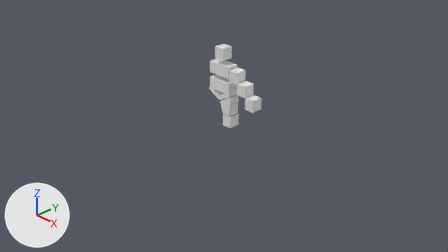
An edit to the Blender file Ogre.blend, drawn before and after from the same camera.
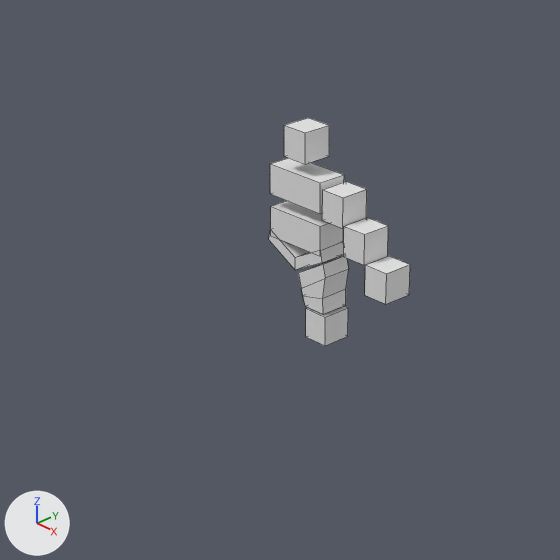
Each version appears first from the file's camera 'Camera', and next in a close-up on the part from 24% to 71% of the width and 0% to 82% of the height. Lighting does not change. The marker at lower left points along +X, +Y and +Z. The close-ups show mesh edges as thin lines.
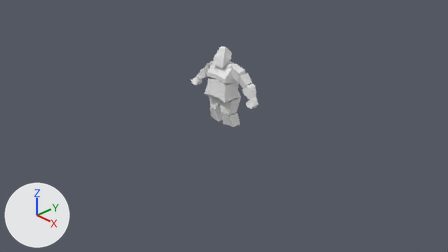
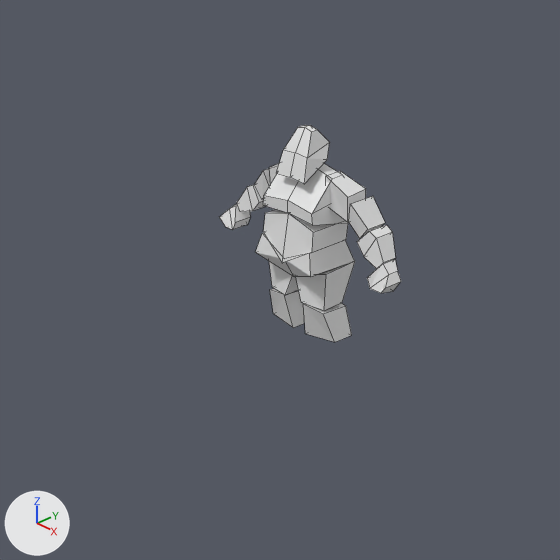
What differs and where, as boxes (x1, y1, x2, y2) in the close-ups (560 x 560 px):
'Torso', added
    after: (263, 164, 348, 225)
'Belly', added
    after: (263, 209, 348, 263)
'Cube.001', deleted
    before: (270, 158, 344, 214)
'Cube', deleted
    before: (271, 201, 343, 254)
'Calf', added
    after: (270, 288, 352, 342)
'Thigh', added
    after: (269, 261, 355, 310)
'Cube.008', reshaped, moved, turned, rescaled, modifiers changed
    before: (365, 256, 410, 304)
    after: (220, 204, 401, 293)
'Cube.004', deleted
    before: (298, 256, 348, 314)
'Head', added
    after: (276, 125, 330, 184)
'Hips', added
    after: (255, 233, 354, 277)
'Cube.002', deleted
    before: (284, 118, 329, 164)
'Cube.007', deleted
    before: (344, 217, 388, 265)
'Cube.006', deleted
    before: (322, 182, 367, 228)
'Forearm', added
    after: (237, 185, 395, 269)
'Cube.005', deleted
    before: (306, 306, 348, 346)
'Bicep', added
    after: (254, 168, 385, 239)
'Shoulder', added
    after: (269, 163, 366, 222)
'Cube.003', deleted
    before: (269, 229, 344, 270)

Edits to the bpy script that builds the scene:
```text
Change me_cube_009:
    used by ob_cube_008; location = (0.732, 0.0, 0.617); scale = (0.0921, 0.104, 0.104)
    remove me_cube_009.from_pydata(...)  # 8 vertices, 6 faces; spans x -1.0..1.0, y -1.0..1.0, z -1.0..1.0
    add me_cube_009.from_pydata(...)  # 12 vertices, 10 faces; spans x -1.04..1.15, y -1.0..1.34, z -1.87..1.0
    me_cube_009 part 1: the whole mesh is rebuilt
Add me_cube_014:
    me_cube_014.from_pydata([(1.42, -1.08, -0.53), (1.38, -0.99, 0.27), (1.42, 0.79, -0.53), (1.38, 0.93, 0.27), (0.0, 1.08, -1.36), (0.0, 1.0, 0.66), (0.0, -1.35, -1.36), (0.0, -1.0, 0.66), (1.42, 0.79, -0.53)], [], [(4, 5, 3, 2), (2, 3, 1, 0), (4, 2, 0, 6), (0, 1, 7, 6), (3, 5, 7, 1)])
Add me_cube_019:
    me_cube_019.from_pydata([(-1.67, -0.94, -1.61), (-1.26, -1.59, 1.59), (-1.67, 1.77, -1.61), (-1.26, 1.41, 1.33), (1.43, -0.43, -1.49), (0.88, -1.31, 1.27), (1.43, 1.59, -1.49), (0.88, 1.33, 1.2)], [], [(0, 1, 3, 2), (2, 3, 7, 6), (6, 7, 5, 4), (4, 5, 1, 0), (2, 6, 4, 0), (7, 3, 1, 5)])
Add me_cube_018:
    me_cube_018.from_pydata([(-1.37, -1.63, -2.51), (-2.24, -1.53, -0.28), (-1.37, 1.2, -2.41), (-2.24, 1.41, -0.28), (0.88, -1.12, -2.67), (1.26, -1.26, 0.84), (0.88, 1.02, -2.57), (1.26, 2.14, 1.02)], [], [(0, 1, 3, 2), (2, 3, 7, 6), (6, 7, 5, 4), (4, 5, 1, 0), (2, 6, 4, 0), (7, 3, 1, 5)])
Add me_cube_017:
    me_cube_017.from_pydata([(1.62, -1.37, -0.59), (1.38, -1.21, 0.27), (1.62, 1.03, -0.65), (1.38, 0.73, 0.27), (0.0, 0.71, -1.29), (0.0, 1.24, -0.44), (0.0, -0.74, -1.33), (0.0, -1.29, -0.38), (1.62, 1.03, -0.65)], [], [(4, 5, 3, 2), (2, 3, 1, 0), (4, 2, 0, 6), (0, 1, 7, 6), (3, 5, 7, 1)])
Add me_cube_016:
    me_cube_016.from_pydata([(1.42, -1.53, -2.4), (0.67, -0.19, 0.81), (1.46, 0.55, -1.14), (0.67, 0.36, 0.83), (0.0, 0.55, -1.64), (0.0, 0.36, 0.99), (0.0, -1.53, -2.3), (0.0, -0.19, 0.98), (1.05, 1.17, -0.17), (1.18, -1.06, -0.73), (0.0, -1.06, -0.63), (0.0, 1.17, -0.27)], [], [(11, 5, 3, 8), (8, 3, 1, 9), (4, 2, 0, 6), (9, 1, 7, 10), (3, 5, 7, 1), (0, 9, 10, 6), (2, 8, 9, 0), (4, 11, 8, 2)])
Add me_cube_015:
    me_cube_015.from_pydata([(1.42, -1.06, -1.25), (1.35, 0.04, 0.36), (1.42, 0.89, -1.7), (1.35, 0.59, 0.38), (0.0, 0.89, -1.6), (0.0, 0.59, 0.64), (0.0, -1.06, -1.15), (0.0, 0.04, 0.62), (1.39, 1.17, -0.45), (1.39, -1.06, -0.81), (0.0, -1.06, -0.63), (0.0, 1.17, -0.27)], [], [(11, 5, 3, 8), (8, 3, 1, 9), (4, 2, 0, 6), (9, 1, 7, 10), (3, 5, 7, 1), (0, 9, 10, 6), (2, 8, 9, 0), (4, 11, 8, 2)])
Add me_cube_011:
    me_cube_011.from_pydata([(-0.41, -1.0, -0.88), (-1.24, -1.38, 0.88), (-0.41, 1.0, -0.88), (-1.24, 1.18, 0.88), (1.23, -1.0, -0.85), (1.21, -1.0, 0.58), (1.23, 0.63, -0.85), (1.21, 1.0, 0.58)], [], [(0, 1, 3, 2), (2, 3, 7, 6), (6, 7, 5, 4), (4, 5, 1, 0), (2, 6, 4, 0), (7, 3, 1, 5)])
Add me_cube:
    me_cube.from_pydata([(-1.18, -0.33, -0.8), (-1.27, -0.23, 1.69), (-1.18, 2.38, -0.8), (-1.27, 1.41, 1.69), (0.94, 0.18, -1.82), (1.0, 0.04, 0.41), (0.94, 2.2, -1.82), (1.0, 2.14, 0.59)], [], [(0, 1, 3, 2), (2, 3, 7, 6), (6, 7, 5, 4), (4, 5, 1, 0), (2, 6, 4, 0), (7, 3, 1, 5)])
Remove ob_cube:
    ob_cube = bpy.data.objects.new('Cube', me_cube_001)
Remove ob_cube_001:
    ob_cube_001 = bpy.data.objects.new('Cube.001', me_cube_002)
Remove ob_cube_002:
    ob_cube_002 = bpy.data.objects.new('Cube.002', me_cube_003)
Remove ob_cube_003:
    ob_cube_003 = bpy.data.objects.new('Cube.003', me_cube_004)
Remove ob_cube_004:
    ob_cube_004 = bpy.data.objects.new('Cube.004', me_cube_005)
Remove ob_cube_005:
    ob_cube_005 = bpy.data.objects.new('Cube.005', me_cube_006)
Remove ob_cube_006:
    ob_cube_006 = bpy.data.objects.new('Cube.006', me_cube_007)
Remove ob_cube_007:
    ob_cube_007 = bpy.data.objects.new('Cube.007', me_cube_008)
Change ob_cube_008:
    ob_cube_008.location: (0.732, 0.0, 0.617) -> (0.719, 0.0, 0.629)
    ob_cube_008.rotation_euler: (0.0, 0.0, 0.0) -> (0.0, 0.822, 0.0)  # degrees (0, 0, 0) -> degrees (0, 47, 0)
    ob_cube_008.scale: (0.0921, 0.104, 0.104) -> (0.0777, 0.0777, 0.0514)
    add _m = ob_cube_008.modifiers.new('Mirror', 'MIRROR')
    add _m.mirror_object = ob_belly
Add ob_belly:
    ob_belly = bpy.data.objects.new('Belly', me_cube_014)  # modifiers MIRROR
    ob_belly.location = (0.0, 0.0, 0.786)
    ob_belly.scale = (0.164, 0.164, 0.164)
Add ob_calf:
    ob_calf = bpy.data.objects.new('Calf', me_cube_019)  # modifiers MIRROR
    ob_calf.location = (0.19, 0.0, 0.15)
    ob_calf.scale = (0.0777, 0.0777, 0.0777)
Add ob_thigh:
    ob_thigh = bpy.data.objects.new('Thigh', me_cube_018)  # modifiers MIRROR
    ob_thigh.location = (0.183, 0.0, 0.473)
    ob_thigh.scale = (0.0777, 0.0777, 0.0777)
Add ob_hips:
    ob_hips = bpy.data.objects.new('Hips', me_cube_017)  # modifiers MIRROR
    ob_hips.location = (0.005, 0.0, 0.654)
    ob_hips.scale = (0.164, 0.164, 0.164)
Add ob_head:
    ob_head = bpy.data.objects.new('Head', me_cube_016)  # modifiers MIRROR
    ob_head.location = (-0.006, 0.0, 1.346)
    ob_head.scale = (0.0933, 0.0933, 0.0933)
Add ob_torso:
    ob_torso = bpy.data.objects.new('Torso', me_cube_015)  # modifiers MIRROR
    ob_torso.location = (0.0, 0.0, 1.088)
    ob_torso.scale = (0.164, 0.164, 0.164)
Add ob_forearm:
    ob_forearm = bpy.data.objects.new('Forearm', me_cube_012)  # 12 vertices, 10 faces; spans x -0.87..2.0, y -1.08..1.31, z -1.08..1.01; modifiers MIRROR
    ob_forearm.location = (0.556, 0.072, 0.798)
    ob_forearm.rotation_euler = (0.0, 0.72, 0.0)  # degrees (0, 41, 0)
    ob_forearm.scale = (0.0777, 0.0777, 0.0777)
Add ob_bicep:
    ob_bicep = bpy.data.objects.new('Bicep', me_cube_011)  # modifiers MIRROR
    ob_bicep.location = (0.435, 0.095, 0.921)
    ob_bicep.rotation_euler = (0.0, 0.72, 0.0)  # degrees (0, 41, 0)
    ob_bicep.scale = (0.0777, 0.0777, 0.0777)
Add ob_shoulder:
    ob_shoulder = bpy.data.objects.new('Shoulder', me_cube)  # modifiers MIRROR
    ob_shoulder.location = (0.288, 0.0, 1.033)
    ob_shoulder.scale = (0.0777, 0.0777, 0.0777)
```
